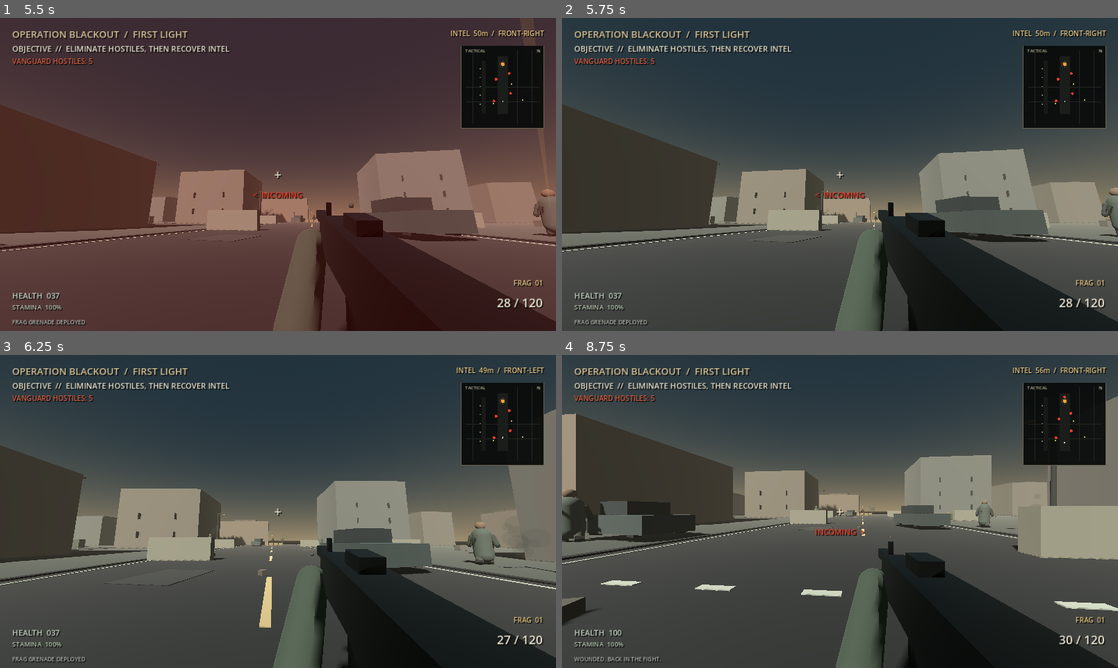
Above: before the commit, frames 1-4 (two rows, left to right).
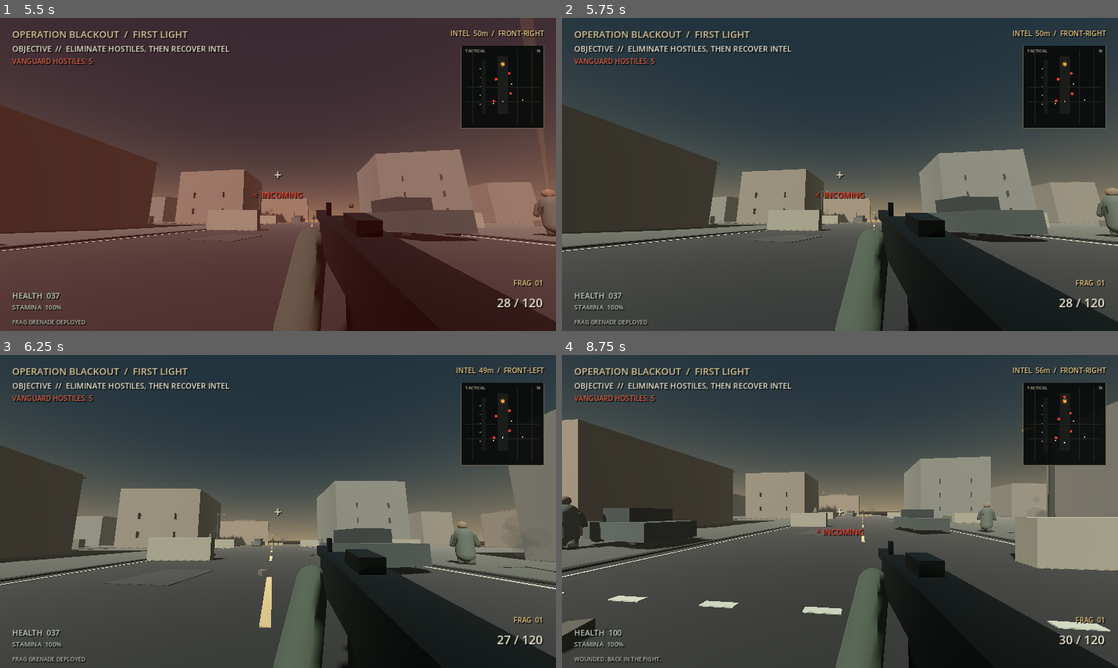
Above: after the commit, the same moments.

Repository: Liladizilla/operation-blackout
Game: Godot game, scene res://scenes/main.tscn
Two runs of this game, one before a commit and one after it. Both use one fixed random seed, a clock stepped at 60 frames per second and the inputs below.
Inputs (mouse positions are in pixels of both pictures, inside the frame that each line leads up to):
- Up to frame 1 (5.5 s): click "DEPLOY / BEGIN OPERATION" at 0.5 s; tap Enter at 1.25, 5.1 s; move the mouse to (305, 174) at 1.27 s; hold W (move_forward) from 1.28 s (still down); tap Ctrl (crouch) at 1.35 s; click (305, 174) at 1.42 s; tap Space (jump) at 1.52, 2.27, 3.77, 4.52, 5.27 s; move the mouse to (250, 174) at 2.02 s; tap F (interact) at 2.1 s; move the mouse to (289, 168) at 2.77 s; tap Z (prone) at 2.85 s; move the mouse to (272, 180) at 3.52 s; tap Shift (sprint) at 3.6 s; click (272, 180) at 3.67 s; move the mouse to (316, 177) at 4.27 s; tap G (throw_grenade) at 4.35 s; move the mouse to (233, 171) at 5.02 s
- Up to frame 2 (5.75 s): keep holding W (move_forward)
- Up to frame 3 (6.25 s): keep holding W (move_forward); move the mouse to (283, 511) at 5.77 s; tap Ctrl (crouch) at 5.85 s; click (283, 511) at 5.92 s
- Up to frame 4 (8.75 s): move the mouse to (817, 505) at 6.52 s; release W (move_forward) at 6.53 s; hold E (lean_right) 6.53-7.28 s; tap F (interact) at 6.6 s; tap Space (jump) at 6.77, 7.52, 8.27 s; move the mouse to (867, 511) at 7.27 s; hold W (move_forward) from 7.28 s (still down); tap Z (prone) at 7.35 s; move the mouse to (812, 511) at 8.02 s; tap Shift (sprint) at 8.1 s; click (812, 511) at 8.17 s

Frame 1 is identical in both runs. In frame 2, 0.2% of the frame differs, in the area x 91-100%, y 23-70%; in frame 3, 0.7%; in frame 4, 7.6%, in the area x 0-100%, y 13-100%.

Commit message:
Discourage repeated enemy cover positions

Diff:
--- a/scripts/enemy.gd
+++ b/scripts/enemy.gd
@@ -32,6 +32,8 @@
 var hit_flash_timer := 0.0
 var last_known_position := Vector3.ZERO
 var cover_goal := Vector3.ZERO
+var last_cover_goal := Vector3.ZERO
+var has_last_cover_goal := false
 var cover_timer := 0.0
 var suppression_timer := 0.0
 var low_health_retreat_used := false
@@ -569,6 +571,9 @@
         var away: Vector3 = candidate - threat_position
         away.y = 0.0
         var score: float = away.length() * 0.65 - flat.length() * 0.55 + randf_range(-0.6, 0.6)
+        # Avoid cycling straight back to the last position when other cover is available.
+        if has_last_cover_goal and candidate.distance_to(last_cover_goal) < 4.5:
+            score -= 12.0
         var cover_ray := PhysicsRayQueryParameters3D.create(threat_position + Vector3.UP * 1.25, candidate + Vector3.UP * 1.0)
         cover_ray.exclude = [get_rid()]
         var obstruction := get_world_3d().direct_space_state.intersect_ray(cover_ray)
@@ -577,6 +582,9 @@
         if score > best_score:
             best_score = score
             best = candidate
+    if best.distance_to(global_position) > 0.75:
+        last_cover_goal = best
+        has_last_cover_goal = true
     return best
 
 func _try_shoot_player() -> void:
